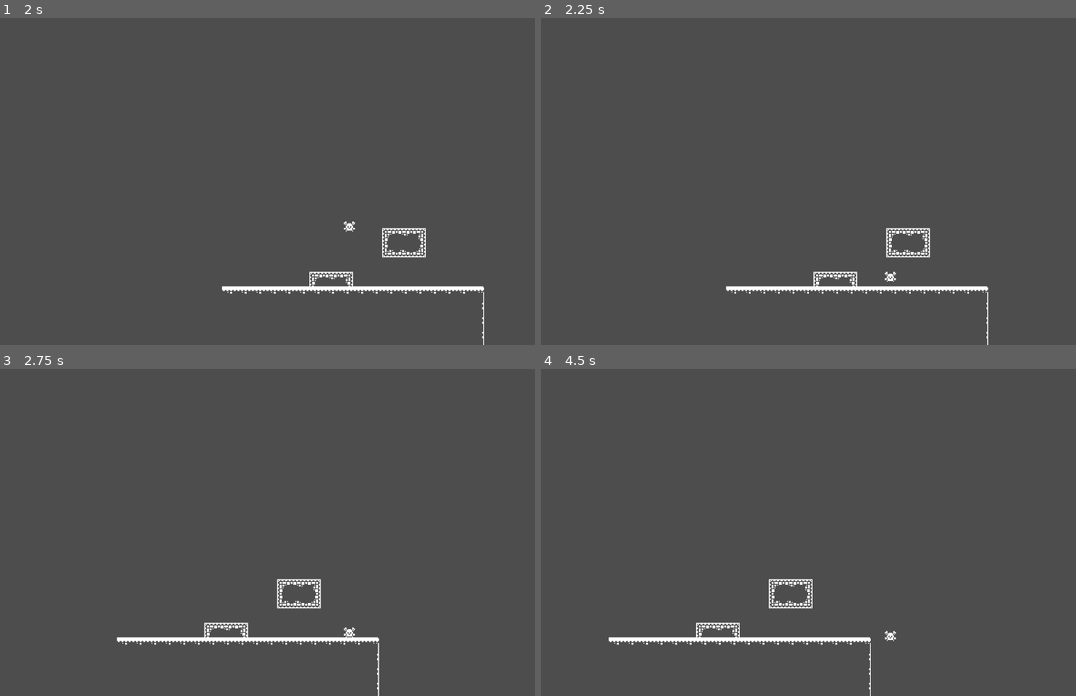
Above: before the commit, frames 1-4 (two rows, left to right).
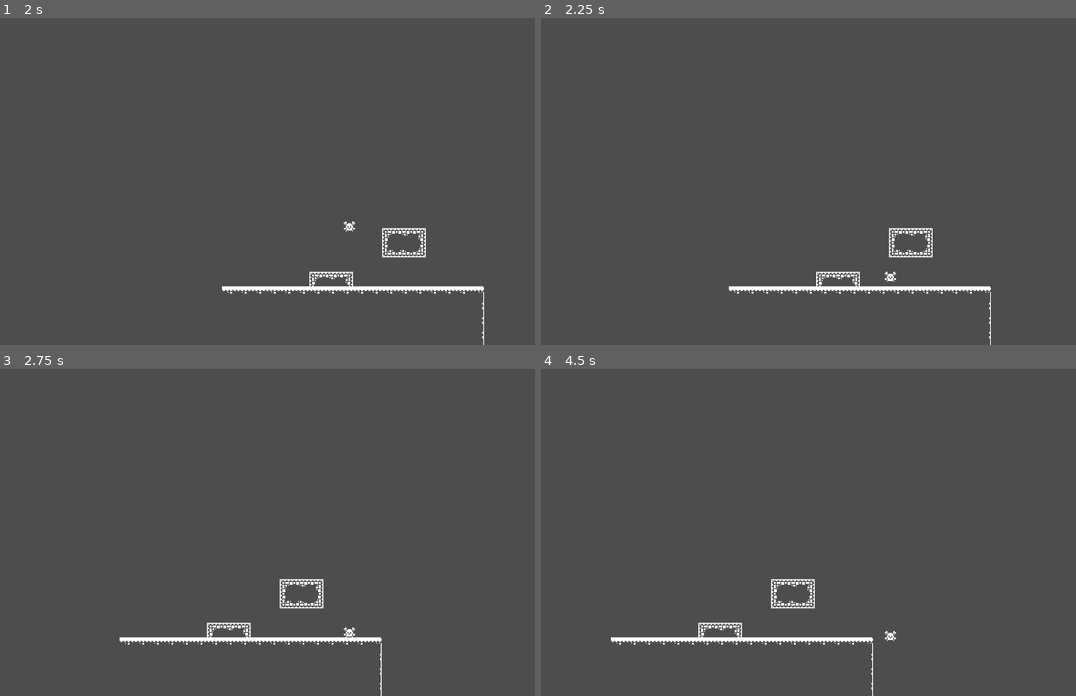
Above: after the commit, the same moments.

Repository: Allophycocyanin/GoodeMovement
Game: Godot game, scene res://main_menu.tscn
The game is run twice, just before and just after one commit, with the same random seed, the same clock (stepped at 60 frames per second) and the same inputs.
Inputs:
- Up to frame 1 (2 s): click "Start" at 0.5 s; tap Enter at 1.25 s; hold D (move_right) from 1.28 s (still down); tap Shift (sprint) at 1.35 s; tap Space (jump) at 1.52 s
- Up to frame 2 (2.25 s): keep holding D (move_right); tap Shift (sprint) at 2.1 s
- Up to frame 3 (2.75 s): keep holding D (move_right); tap Space (jump) at 2.27 s
- Up to frame 4 (4.5 s): release D (move_right) at 2.78 s; hold A (move_left) 2.78-3.53 s; tap Shift (sprint) at 2.85, 3.6, 4.35 s; hold D (move_right) from 3.53 s (still down); tap Space (jump) at 3.77 s

Frame 1 is identical in both runs. In frame 2, 0.7% of the frame differs, in the area x 34-85%, y 64-100%; in frame 3, 0.8%; in frame 4, 0.9%, in the area x 12-63%, y 64-100%.

Commit message:
i broke it ToT

Diff:
--- a/player.gd
+++ b/player.gd
@@ -27,7 +27,7 @@
 	elif Input.is_action_just_released('sprint'):
 		sprinting = false
 
-	if sprinting:
+	if is_on_floor_only() and sprinting:
 		velocity.x = direction * RUN
 	else:
 		velocity.x = direction * WALK
